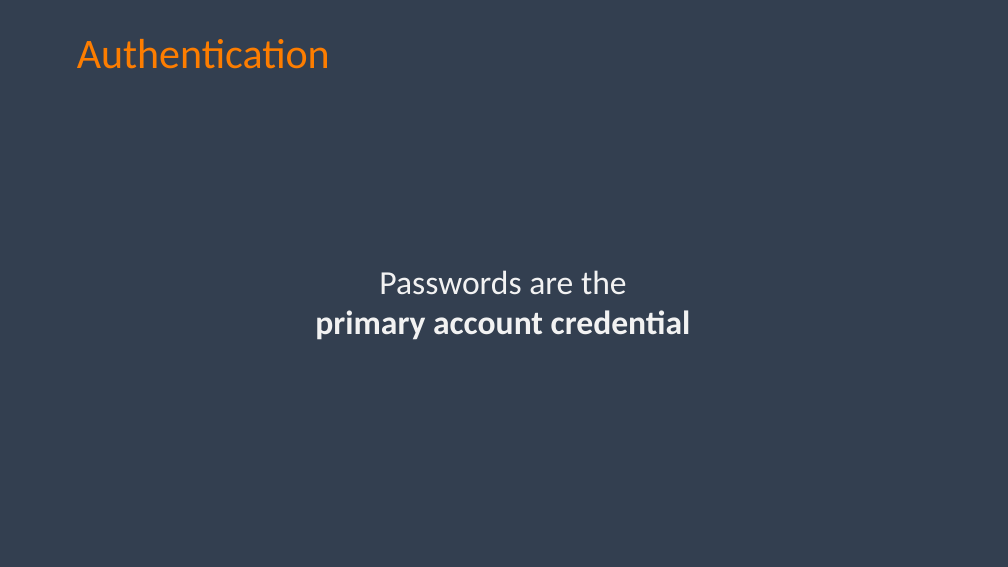
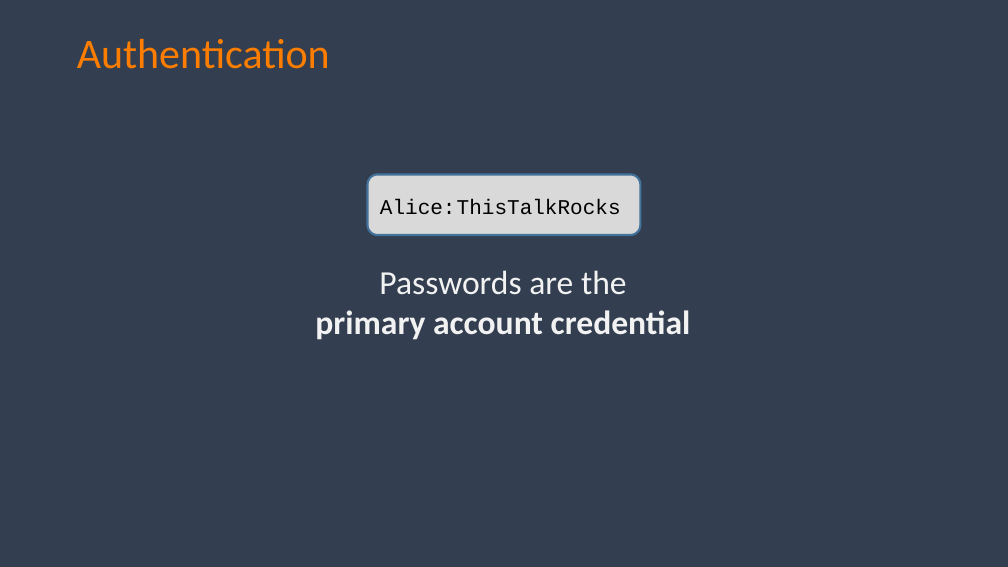
Before and after one commit to spetryjohnson/talk-PracticalAuthForDevs, a slide deck: slide 40 of Authentication for Non-Developers.pptx (slide 38 before the commit). Drawn at 1008x567 pixels with LibreOffice and Linux fonts; fonts in the diff are those of the drawing; background and template pictures are left out. Boxes give left, top, right and bottom in pixels: in the first picture for what was removed or moved away, otherwise in the second. Text is boxed around its words. In the diff, an @@ line names an element or a change of style, - is before the commit and + after.

```diff
--- a/Authentication for Non-Developers.pptx
+++ b/Authentication for Non-Developers.pptx
@@ rounded rectangle added at (x1=368, y1=175, x2=640, y2=235), fill #D9D9D9, outline #43739E 2 pt @@
@@ text added at (x1=380, y1=199, x2=621, y2=215), 20 pt, text #000000 @@
+Alice:
@@ text added at (x1=380, y1=199, x2=621, y2=215), 20 pt, text #000000 @@
+ThisTalkRocks
```
Also in this commit, not shown: 9 other slides changed, 4 slides added, 1 slide removed.
